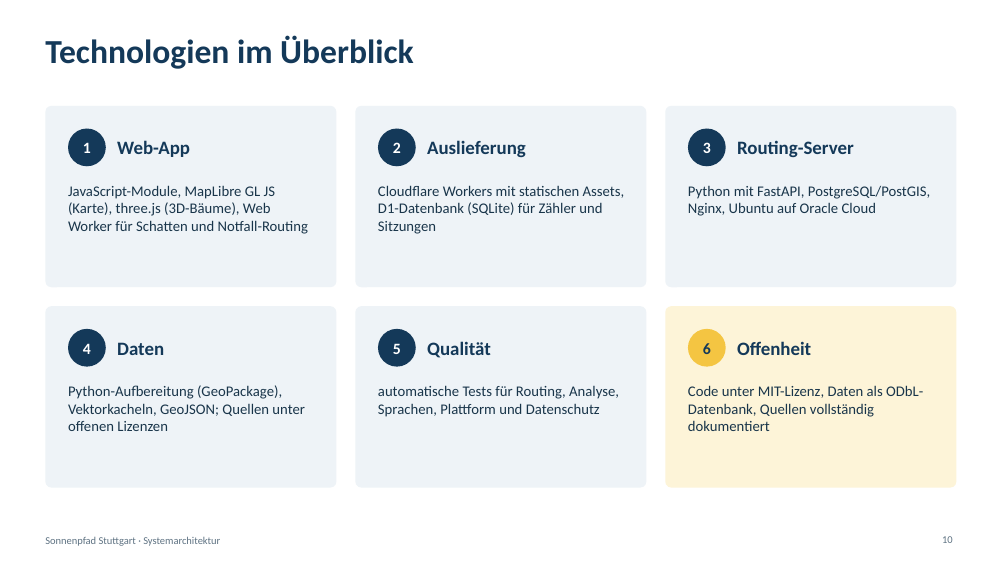
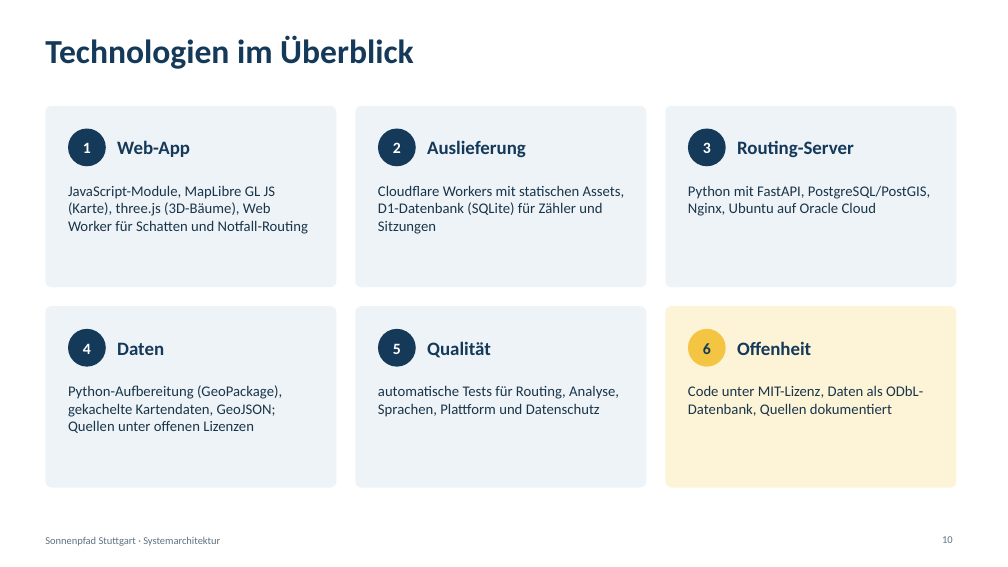
Before and after one commit to Reza-Bakhshi7/sonnenpfad-stuttgart, a slide deck: slide 10 of docs/architektur/Sonnenpfad-Systemarchitektur.pptx. Drawn at 1008x567 pixels with LibreOffice and Linux fonts; fonts in the diff are those of the drawing. Boxes give left, top, right and bottom in pixels: in the first picture for what was removed or moved away, otherwise in the second. Text is boxed around its words. In the diff, an @@ line names an element or a change of style, - is before the commit and + after.

Commit message:
Package 1: outage fallback, self-reported server health, corrected claims

```diff
--- a/docs/architektur/Sonnenpfad-Systemarchitektur.pptx
+++ b/docs/architektur/Sonnenpfad-Systemarchitektur.pptx
@@ text at (68,385,282,433): text changed @@
-Python-Aufbereitung (GeoPackage), Vektorkacheln, GeoJSON; Quellen unter offenen Lizenzen
+Python-Aufbereitung (GeoPackage), gekachelte Kartendaten, GeoJSON; Quellen unter offenen Lizenzen
@@ text at (688,385,923,416): text changed @@
-Code unter MIT-Lizenz, Daten als ODbL-Datenbank, Quellen vollständig dokumentiert
+Code unter MIT-Lizenz, Daten als ODbL-Datenbank, Quellen dokumentiert
```
Also in this commit, not shown: 7 other slides changed, 32 other files.
